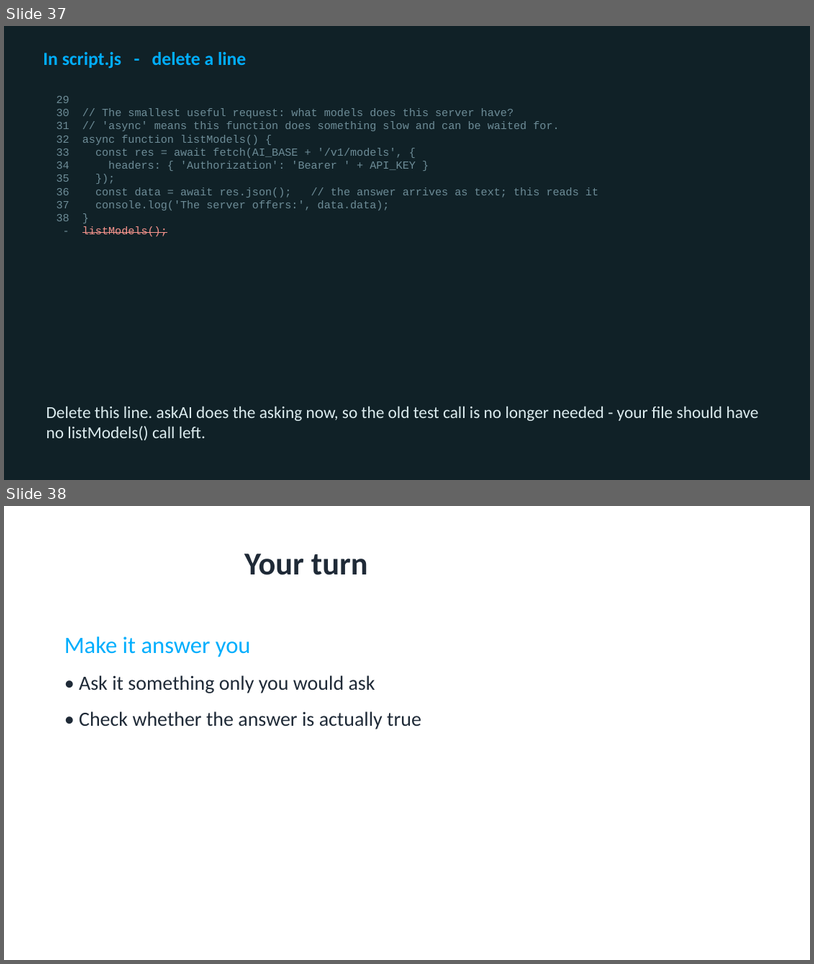
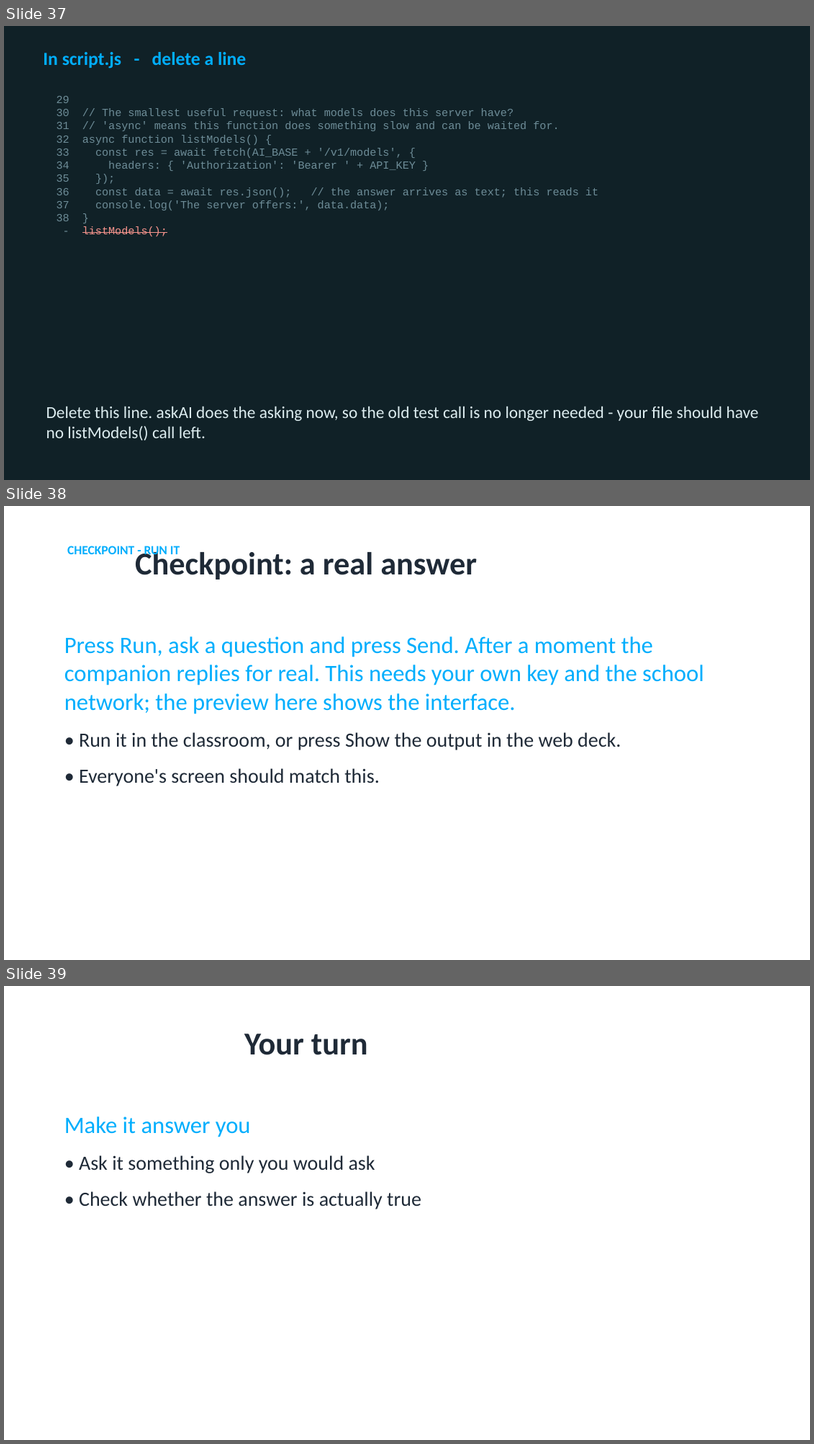
Before and after one commit to utgapps/utgapps.github.io, a slide deck: ai101/slides/week-04.pptx. Shown one above the other, each under a label of ours: slides 37 and 38 before the commit, slides 37, 38 and 39 after it. The pictures are 814x964 and 814x1444 pixels, drawn with LibreOffice and Linux fonts; fonts in the diff are those of the drawing. Boxes give left, top, right and bottom in pixels: in the first picture for what was removed or moved away, otherwise in the second. Text is boxed around its words. In the diff, an @@ line names an element or a change of style, - is before the commit and + after.

```diff
--- a/ai101/slides/week-04.pptx
+++ b/ai101/slides/week-04.pptx
@@ slide 38 added at <box>4,506,810,960</box>, background #FFFFFF @@
@@ text added at <box>67,544,180,558</box>, 15 pt, text #01AEFD, bold @@
+CHECKPOINT - RUN IT
@@ title added at <box>135,548,477,579</box>, 38 pt, text #1F2A37, bold @@
+Checkpoint: a real answer
@@ text added at <box>64,636,705,786</box>, 28 pt, text #01AEFD @@
+Press Run, ask a question and press Send. After a moment the companion replies for real. This needs your own key and the school network; the preview here shows the interface.
+• Run it in the classroom, or press Show the output in the web deck.
+• Everyone's screen should match this.
@@ what was slide 38 is now slide 39 @@
```
Also in this commit, not shown: 31 other files.
